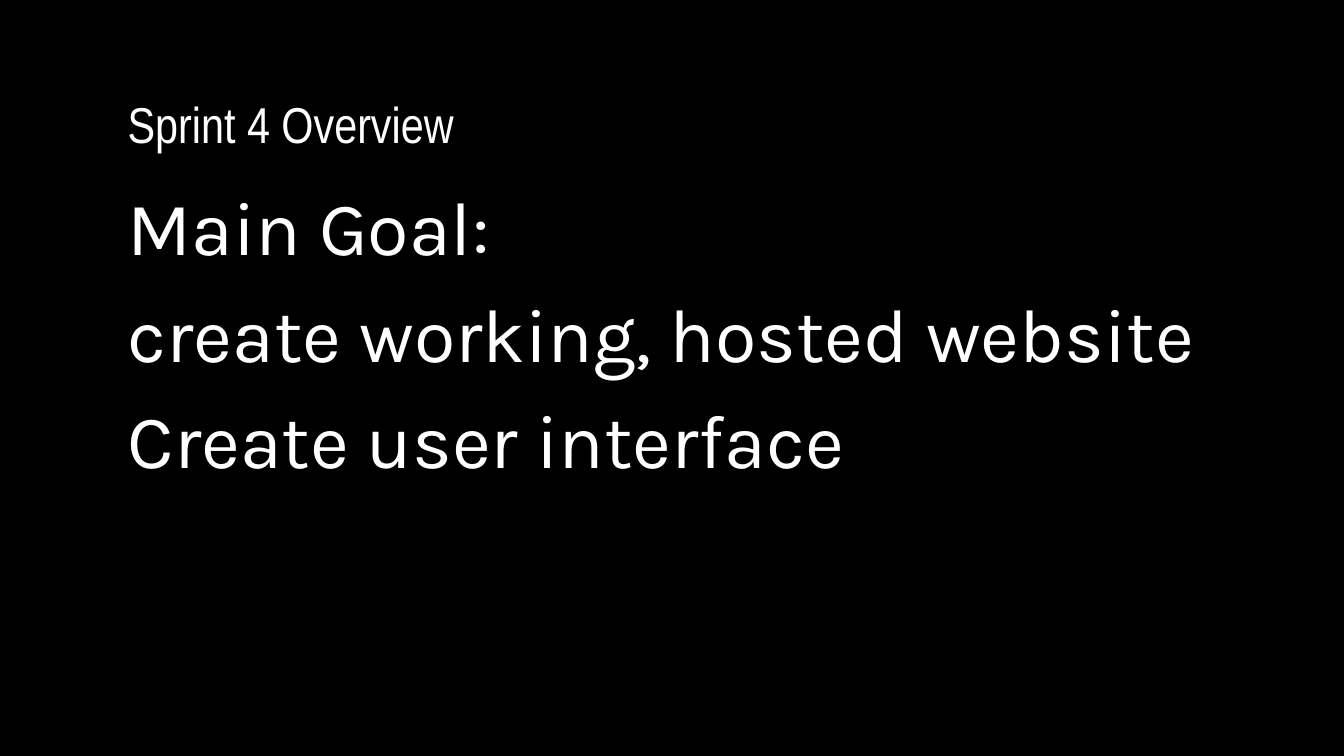
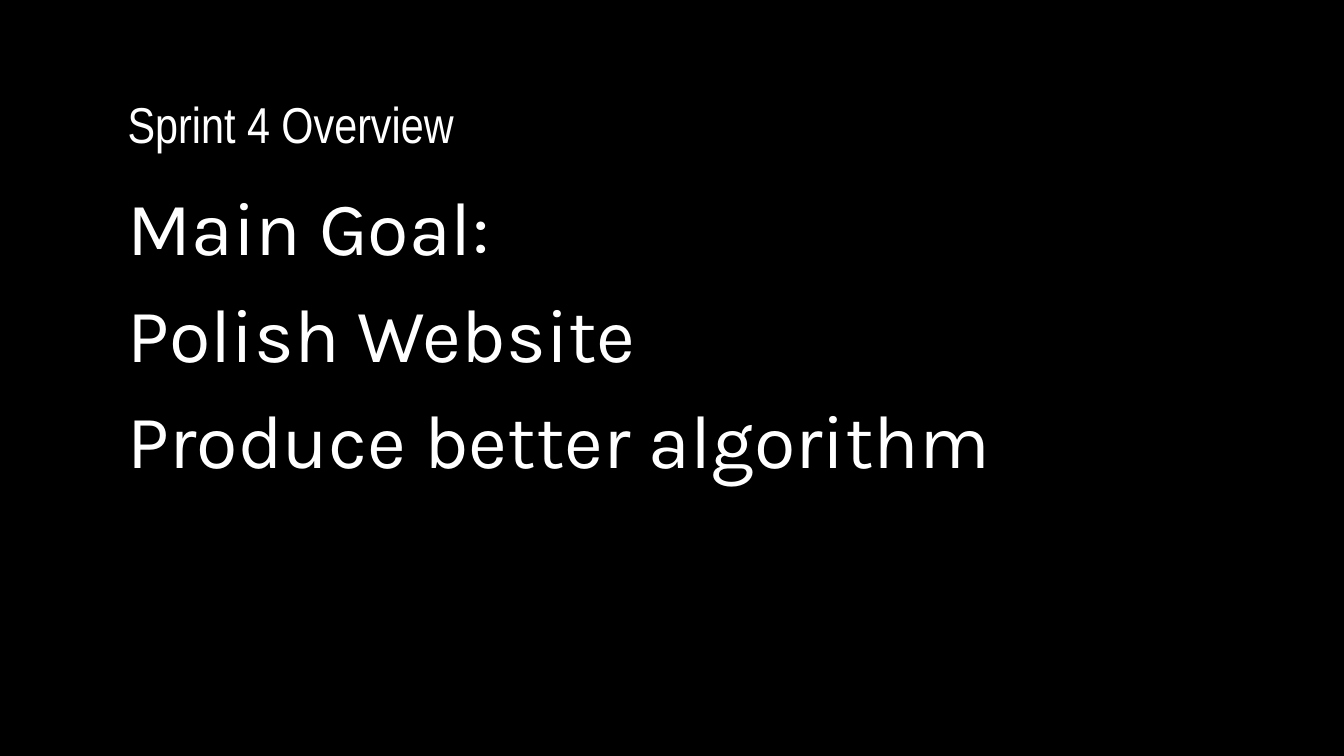
Before and after one commit to hattas/ncaa-bracket-predictor, a slide deck: slide 2 of documentation/sprint 4/Sprint 4 powerpoint.pptx. Drawn at 1344x756 pixels with LibreOffice and Linux fonts; fonts in the diff are those of the drawing; background and template pictures are left out. Boxes give left, top, right and bottom in pixels: in the first picture for what was removed or moved away, otherwise in the second. Text is boxed around its words. In the diff, an @@ line names an element or a change of style, - is before the commit and + after.

```diff
--- a/documentation/sprint 4/Sprint 4 powerpoint.pptx
+++ b/documentation/sprint 4/Sprint 4 powerpoint.pptx
@@ text at [128, 310, 990, 487]: text changed @@
-create working, hosted website
-Create user interface
+Polish Website
+Produce better algorithm
```
Also in this commit, not shown: 4 other slides changed, 1 other file.
